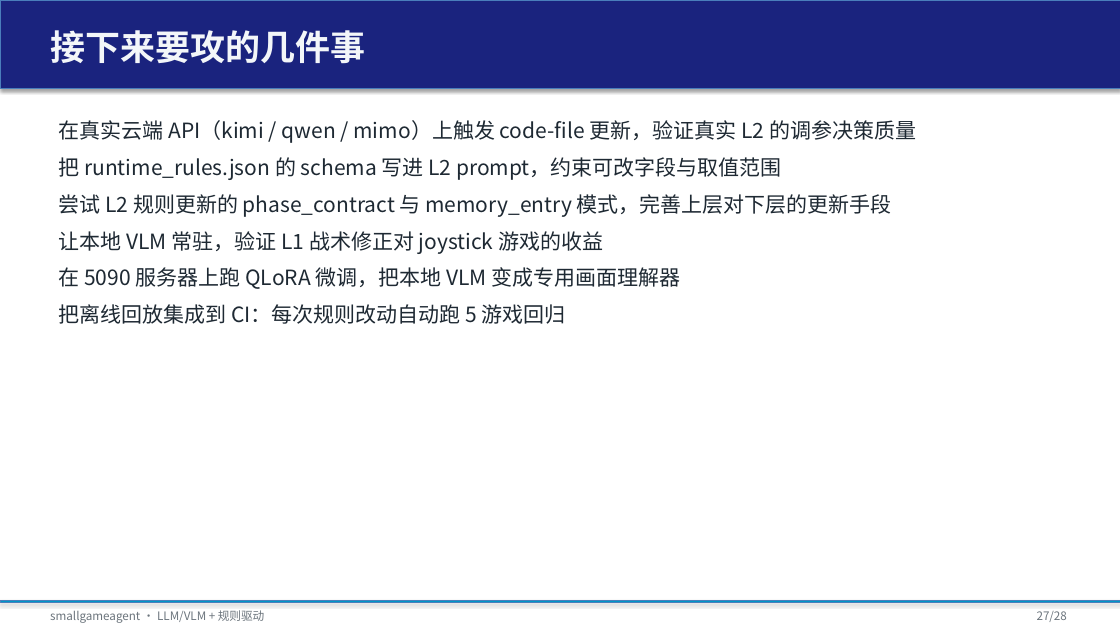
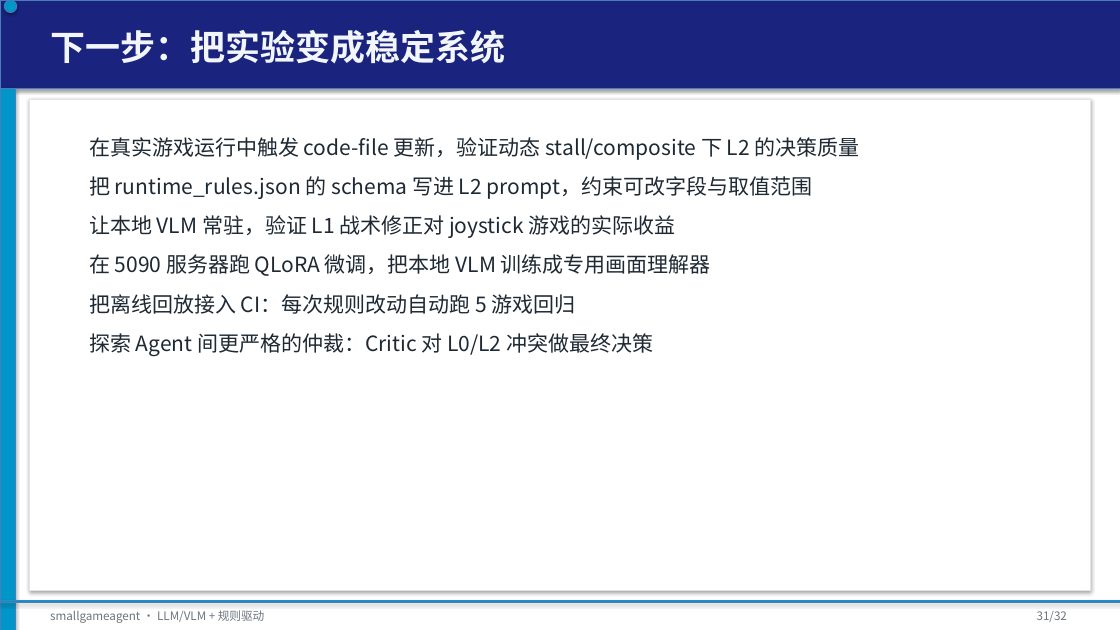
Before and after one commit to tzhazuma/smallgameagent, a slide deck: slide 31 of reports/smallgameagent_report.pptx (slide 27 before the commit). Drawn at 1120x630 pixels with LibreOffice and Linux fonts; fonts in the diff are those of the drawing. Boxes give left, top, right and bottom in pixels: in the first picture for what was removed or moved away, otherwise in the second. Text is boxed around its words. In the diff, an @@ line names an element or a change of style, - is before the commit and + after.

Commit message:
feat: beautify PPT, add rule-update trigger design, update cloud provider status with opencodego

```diff
--- a/reports/smallgameagent_report.pptx
+++ b/reports/smallgameagent_report.pptx
@@ ellipse added at box(4, 0, 17, 13), fill #0096C7, outline #4B7EBC 0.75 pt @@
@@ text at box(50, 30, 505, 64): text changed @@
-接下来要攻的几件事
+下一步：把实验变成稳定系统
@@ rectangle added at box(0, 88, 15, 630), fill #0096C7, outline #4B7EBC 0.75 pt @@
@@ rectangle added at box(29, 99, 1091, 591), fill #FFFFFF, outline #E1E5E9 1 pt @@
@@ text "在真实游戏运行中触发 code-file 更新，验证动态 stall/composite 下 ...": place and size @@
-text "在真实游戏运行中触发 code-file 更新，验证动态 stall/composite 下 ..." at box(59, 120, 916, 324)
+text "在真实游戏运行中触发 code-file 更新，验证动态 stall/composite 下 ..." at box(89, 137, 860, 356)
@@ text at box(89, 137, 860, 160): text changed @@
-在真实云端 API（kimi / qwen / mimo）上触发 code-file 更新，验证真实 L2 的调参决策质量
+在真实游戏运行中触发 code-file 更新，验证动态 stall/composite 下 L2 的决策质量
@@ text at box(89, 176, 813, 199): more space between paragraphs @@
@@ text at box(89, 215, 711, 356): text changed @@
-尝试 L2 规则更新的 phase_contract 与 memory_entry 模式，完善上层对下层的更新手段
-让本地 VLM 常驻，验证 L1 战术修正对 joystick 游戏的收益
-在 5090 服务器上跑 QLoRA 微调，把本地 VLM 变成专用画面理解器
-把离线回放集成到 CI：每次规则改动自动跑 5 游戏回归
+让本地 VLM 常驻，验证 L1 战术修正对 joystick 游戏的实际收益
+在 5090 服务器跑 QLoRA 微调，把本地 VLM 训练成专用画面理解器
+把离线回放接入 CI：每次规则改动自动跑 5 游戏回归
+探索 Agent 间更严格的仲裁：Critic 对 L0/L2 冲突做最终决策
@@ text at box(1037, 611, 1067, 622): text changed @@
-27/28
+31/32
```
Also in this commit, not shown: 26 other slides changed, 5 slides added, 1 slide removed, 8 other files.
